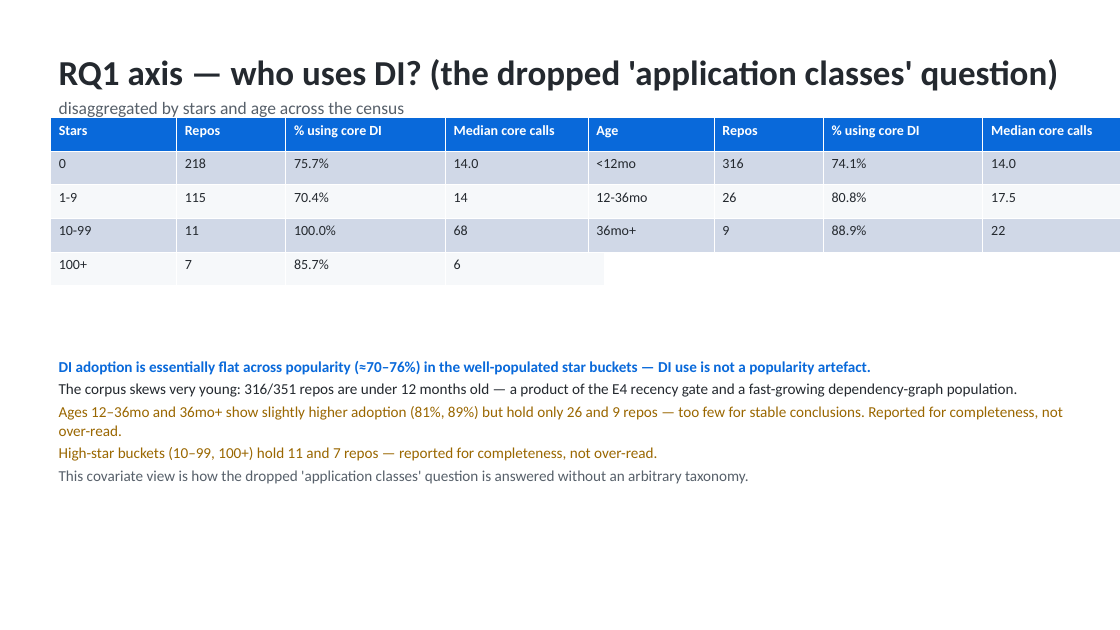
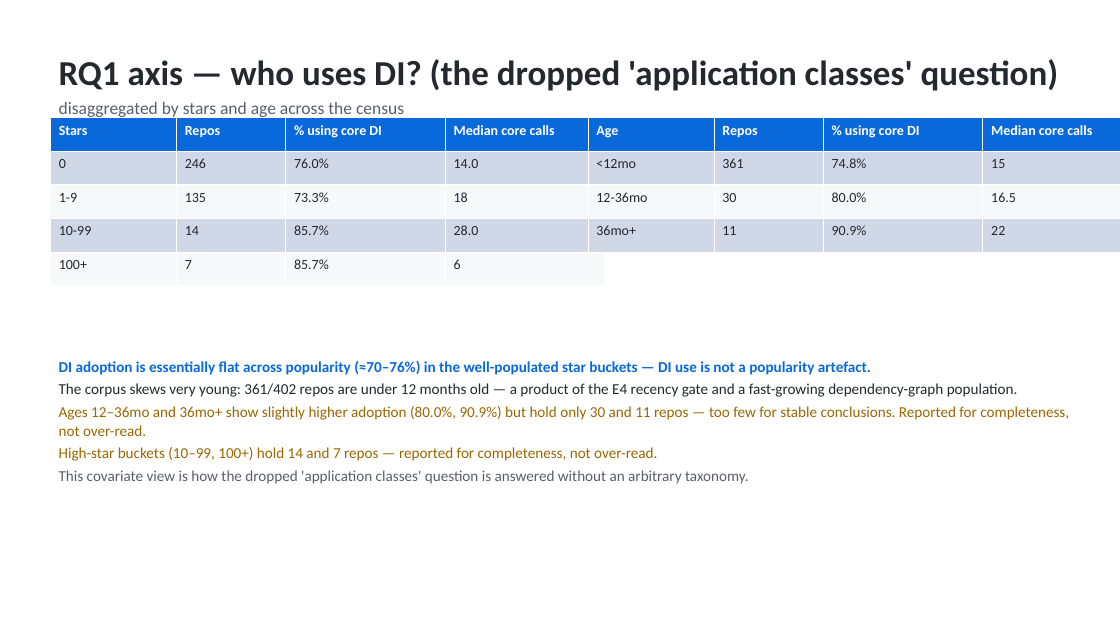
Before and after one commit to codeCrack-01/fastapi-di-empirical-study, a slide deck: slide 13 of analysis/out/fastapi_di_presentation.pptx. Drawn at 1120x630 pixels with LibreOffice and Linux fonts; fonts in the diff are those of the drawing. Boxes give left, top, right and bottom in pixels: in the first picture for what was removed or moved away, otherwise in the second. Text is boxed around its words. In the diff, an @@ line names an element or a change of style, - is before the commit and + after.

```diff
--- a/analysis/out/fastapi_di_presentation.pptx
+++ b/analysis/out/fastapi_di_presentation.pptx
@@ table at (50, 118, 605, 286) @@
-row 2, column 2: 218
+row 2, column 2: 246
-row 2, column 3: 75.7%
+row 2, column 3: 76.0%
-row 3: 1-9 | 115 | 70.4% | 14
+row 3: 1-9 | 135 | 73.3% | 18
-row 4: 10-99 | 11 | 100.0% | 68
+row 4: 10-99 | 14 | 85.7% | 28.0
@@ table at (588, 118, 1120, 252) @@
-row 2: <12mo | 316 | 74.1% | 14.0
+row 2: <12mo | 361 | 74.8% | 15
-row 3: 12-36mo | 26 | 80.8% | 17.5
+row 3: 12-36mo | 30 | 80.0% | 16.5
-row 4, column 2: 9
+row 4, column 2: 11
-row 4, column 3: 88.9%
+row 4, column 3: 90.9%
@@ text at (59, 383, 1069, 461): text changed @@
-The corpus skews very young: 316/351 repos are under 12 months old — a product of the E4 recency gate and a fast-growing dependency-graph population.
-Ages 12–36mo and 36mo+ show slightly higher adoption (81%, 89%) but hold only 26 and 9 repos — too few for stable conclusions. Reported for completeness, not over-read.
-High-star buckets (10–99, 100+) hold 11 and 7 repos — reported for completeness, not over-read.
+The corpus skews very young: 361/402 repos are under 12 months old — a product of the E4 recency gate and a fast-growing dependency-graph population.
+Ages 12–36mo and 36mo+ show slightly higher adoption (80.0%, 90.9%) but hold only 30 and 11 repos — too few for stable conclusions. Reported for completeness, not over-read.
+High-star buckets (10–99, 100+) hold 14 and 7 repos — reported for completeness, not over-read.
```
Also in this commit, not shown: 19 other slides changed, 29 other files.
